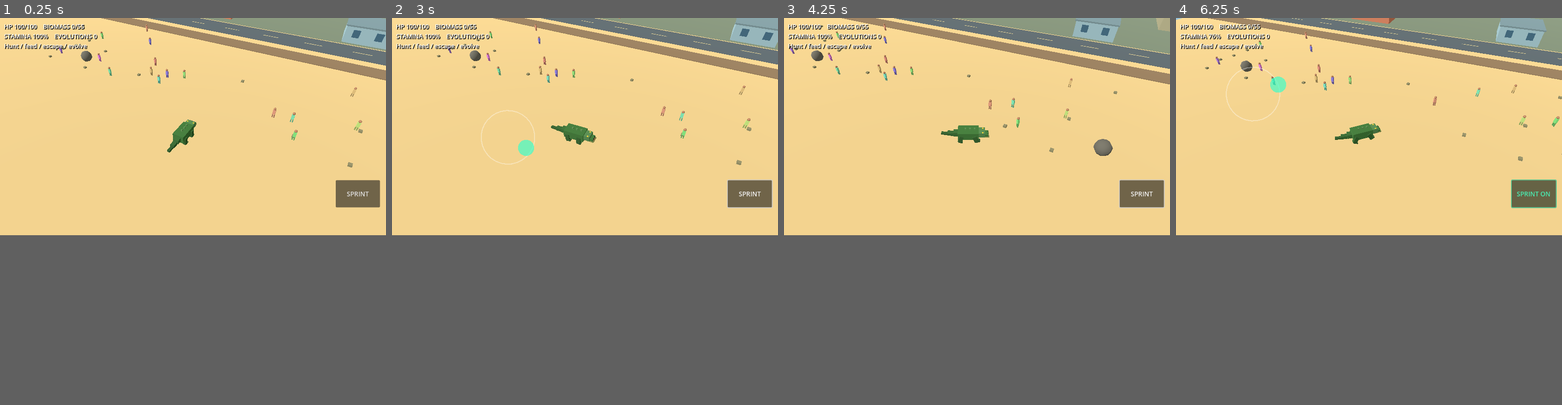
Above: before the commit, frames 1-4 (left to right).
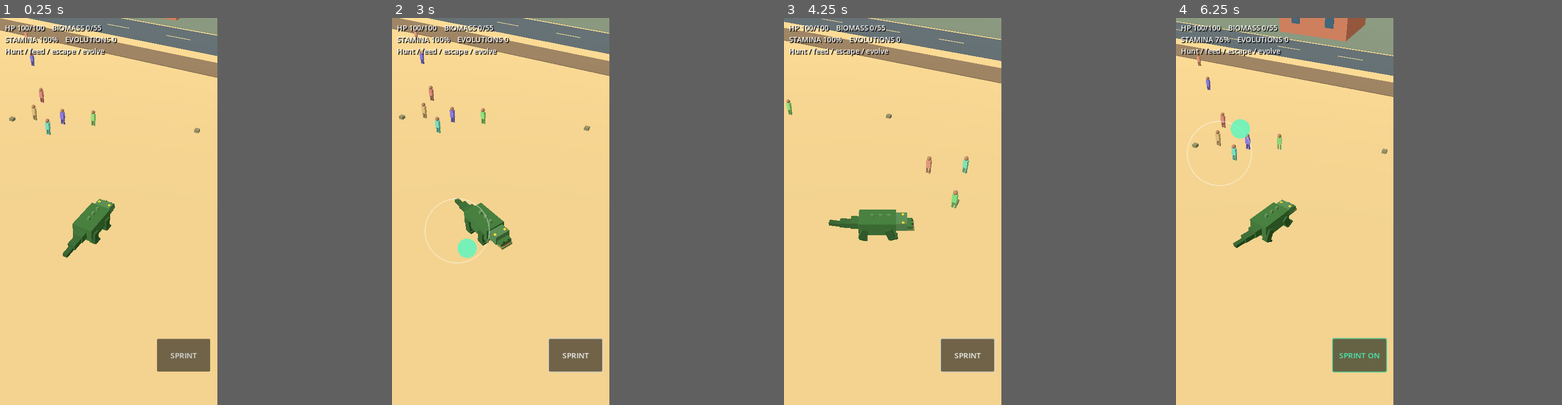
Above: after the commit, the same moments.

Repository: kavemankai/Kaijustomp
Game: Godot game, scene res://scenes/BeachDemo.tscn
Two runs of this game, one before a commit and one after it. Both use one fixed random seed, a clock stepped at 60 frames per second and the inputs below.
Inputs (mouse positions are in pixels of both pictures, inside the frame that each line leads up to):
- Up to frame 1 (0.25 s): no input
- Up to frame 2 (3 s): click "SPRINT" at 0.5 s; click "SPRINT ON" at 1.25 s; tap Enter (ui_accept) at 2, 2.75 s; drag from (585, 126) to (623, 79) at 2.02 s; drag from (507, 137) to (565, 168) at 2.77 s
- Up to frame 3 (4.25 s): move the mouse to (1015, 79) at 3.52 s; hold Right (ui_right) from 3.53 s (still down); tap R at 3.6 s
- Up to frame 4 (6.25 s): release Right (ui_right) at 4.25 s; drag from (1349, 168) to (1253, 95) at 4.27 s; move the mouse to (1484, 157) at 5.02 s; hold Left (ui_left) 5.03-5.75 s; tap 2 at 5.1 s; tap Enter (ui_accept) at 5.27 s; drag from (1253, 95) to (1311, 72) at 5.77 s
In our replay, the window is 799x449 before the commit and 450x800 after it. These sizes can differ from the game's own. Grey fills any space a smaller window leaves; there, only what the larger window draws over its background counts as a difference.

The runs differ from the first frame. In frame 1, 13% of the frame differs, in the area x 0-100%, y 0-92%; in frame 2, 14%; in frame 3, 15%; in frame 4, 17%.

Commit message:
Set beach demo to portrait 9:16 with fixed mobile orientation

Diff:
--- a/project.godot
+++ b/project.godot
@@ -7,6 +7,15 @@
 config/features=PackedStringArray("4.2", "GL Compatibility")
 run/max_fps=60
 
+[display]
+
+window/size/viewport_width=540
+window/size/viewport_height=960
+window/size/window_width_override=405
+window/size/window_height_override=720
+window/stretch/mode="canvas_items"
+window/handheld/orientation=1
+
 [input_devices]
 pointing/emulate_touch_from_mouse=true
 
